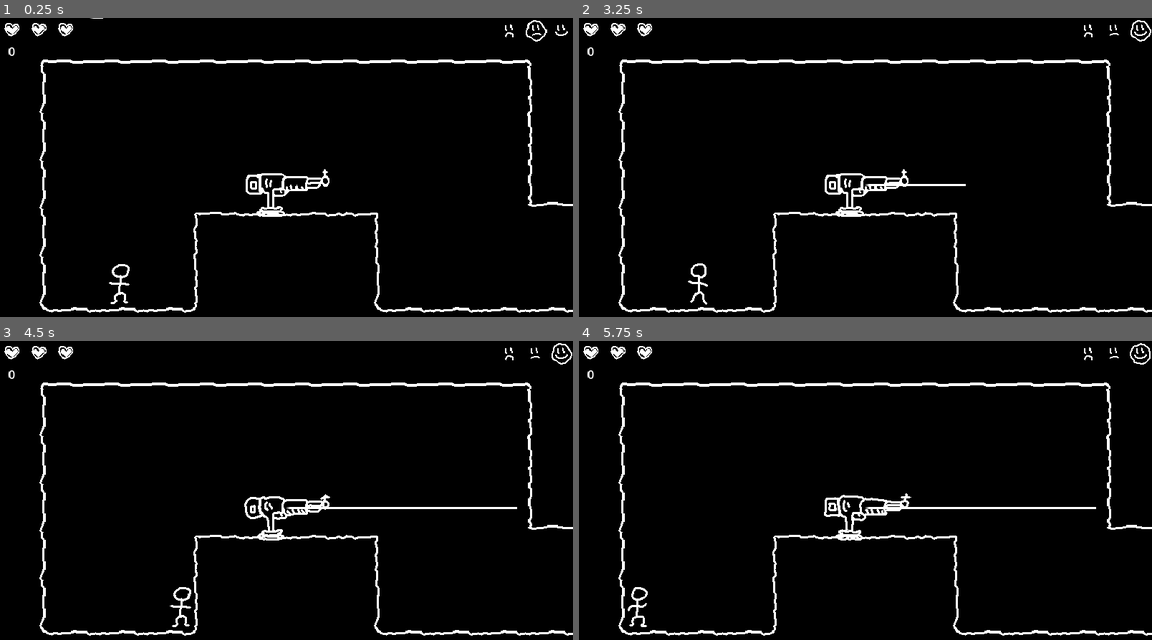
Above: before the commit, frames 1-4 (two rows, left to right).
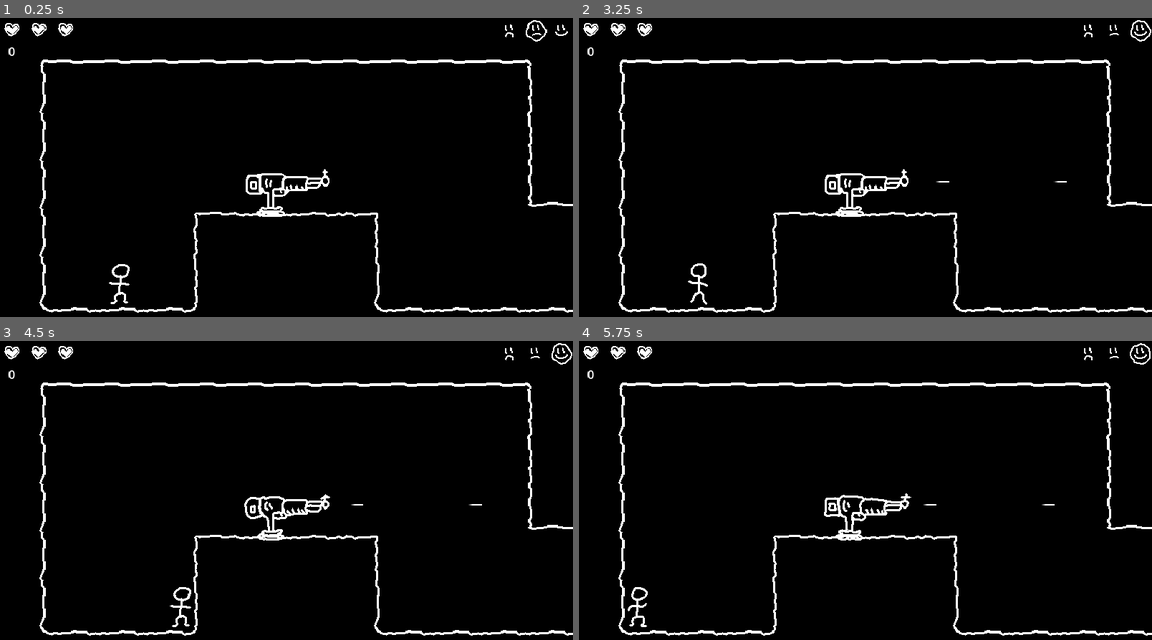
Above: after the commit, the same moments.

Repository: zombietfk/godot.games.bobs-platform-adventure
Game: Godot game, scene res://main.tscn
Same seed, same stepped clock (60 frames per second), same inputs: the game is played once before the commit and once after it.
Inputs (mouse positions are in pixels of both pictures, inside the frame that each line leads up to):
- Up to frame 1 (0.25 s): no input
- Up to frame 2 (3.25 s): click (1111, 29) at 0.5 s; click (1111, 29) at 1.25 s; click (1140, 29) at 2 s; click (1140, 29) at 2.75 s
- Up to frame 3 (4.5 s): tap Enter (ui_accept) at 3.5, 3.77 s; hold Right (ui_right) from 3.53 s (still down)
- Up to frame 4 (5.75 s): tap Enter (ui_accept) at 4.52 s; release Right (ui_right) at 5.03 s; hold Left (ui_left) from 5.03 s (still down)

The runs differ from the first frame. In frame 1, less than 0.1% of the frame differs, in the area x 15-18%, y 0-1%; in frame 2, 0.1%; in frame 3, 0.3%; in frame 4, 0.3%, in the area x 50-91%, y 54-57%.

Commit message:
Fixed machine gun timer

Diff:
--- a/level/levels/level_1.tscn
+++ b/level/levels/level_1.tscn
@@ -1,10 +1,9 @@
-[gd_scene load_steps=6 format=4 uid="uid://llqv2al5xrch"]
+[gd_scene load_steps=5 format=4 uid="uid://llqv2al5xrch"]
 
 [ext_resource type="Script" uid="uid://qkyrpvk420dw" path="res://level/level.gd" id="1_wg4fv"]
 [ext_resource type="TileSet" uid="uid://c5nfl1oinj88m" path="res://level/level_tileset.tres" id="2_35gx7"]
 [ext_resource type="PackedScene" uid="uid://bxjr0uwo0iqbk" path="res://objects/abstract/teleport_to_level_zone/teleport_to_level_zone.tscn" id="3_35gx7"]
 [ext_resource type="PackedScene" uid="uid://bmh7affp16sse" path="res://objects/mounted_machine_gun/mounted_machine_gun.tscn" id="4_hosfi"]
-[ext_resource type="PackedScene" uid="uid://bpkrox2k08ws7" path="res://objects/mounted_machine_gun/mounted_machine_gun_bullet.tscn" id="5_eq12i"]
 
 [node name="Level_1" type="Node2D" node_paths=PackedStringArray("spawn_locations")]
 script = ExtResource("1_wg4fv")
@@ -31,6 +30,4 @@
 position = Vector2(384, 224)
 is_firing = true
 
-[node name="MountedMachineGunBullet" parent="." instance=ExtResource("5_eq12i")]
-
 [connection signal="ready" from="." to="." method="_on_ready"]
--- a/objects/mounted_machine_gun/mounted_machine_gun.gd
+++ b/objects/mounted_machine_gun/mounted_machine_gun.gd
@@ -6,12 +6,16 @@
 @export var machine_gun_bullet_direction: Vector2 = Vector2.RIGHT;
 @export_flags_2d_physics var machine_gun_bullet_collisison_mask;
 
-func _process(_delta: float) -> void:
-	if is_firing:
-		await get_tree().create_timer(3).timeout;
+var shoot_timer = 0.3;
+var c_shoot_timer = 0;
+
+func _process(delta: float) -> void:
+	c_shoot_timer += delta;
+	if is_firing and c_shoot_timer > shoot_timer:
+		c_shoot_timer = 0;
 		var m_gun_bullet: MountedMachineGunBullet = machine_gun_bullet.instantiate();
 		Main.instance.add_child(m_gun_bullet);
-		m_gun_bullet.global_position = global_position;
+		m_gun_bullet.global_position = $Marker2D.global_position;
 		m_gun_bullet.movement_direction = machine_gun_bullet_direction;
 		m_gun_bullet.collision_raycast.collision_mask = machine_gun_bullet_collisison_mask;
 		print(m_gun_bullet.collision_raycast);
--- a/objects/mounted_machine_gun/mounted_machine_gun.tscn
+++ b/objects/mounted_machine_gun/mounted_machine_gun.tscn
@@ -40,3 +40,6 @@
 position = Vector2(0, 9)
 sprite_frames = SubResource("SpriteFrames_lemno")
 autoplay = "default"
+
+[node name="Marker2D" type="Marker2D" parent="."]
+position = Vector2(53, -4)
